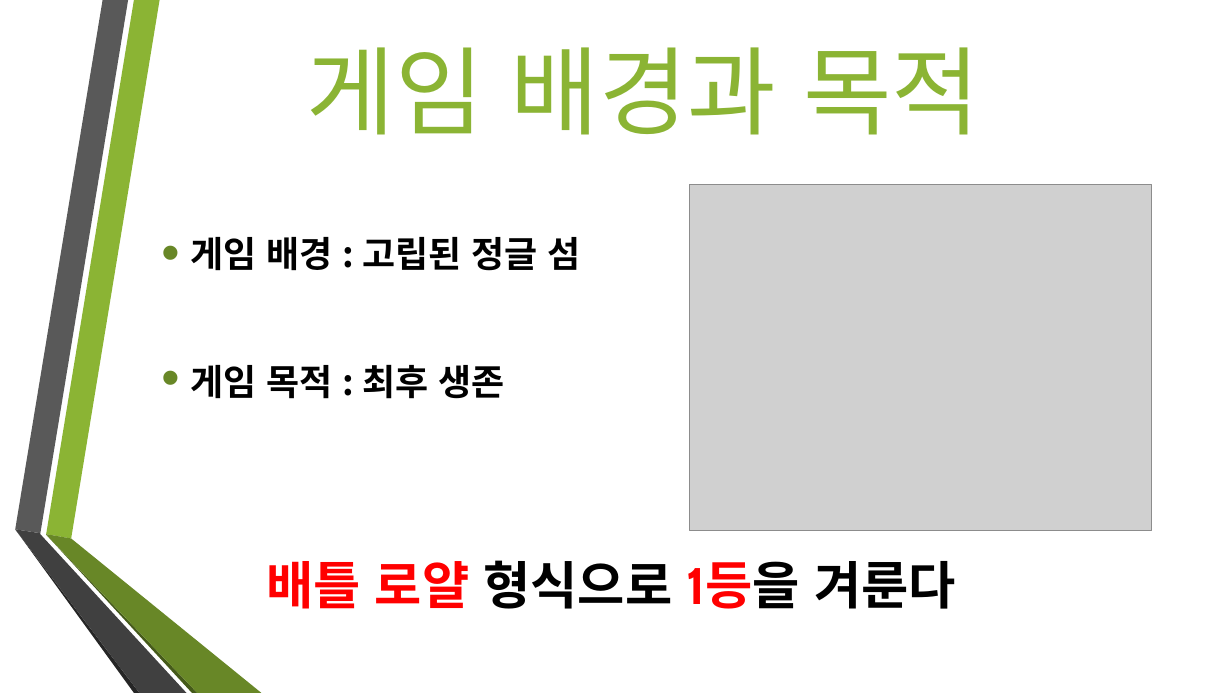
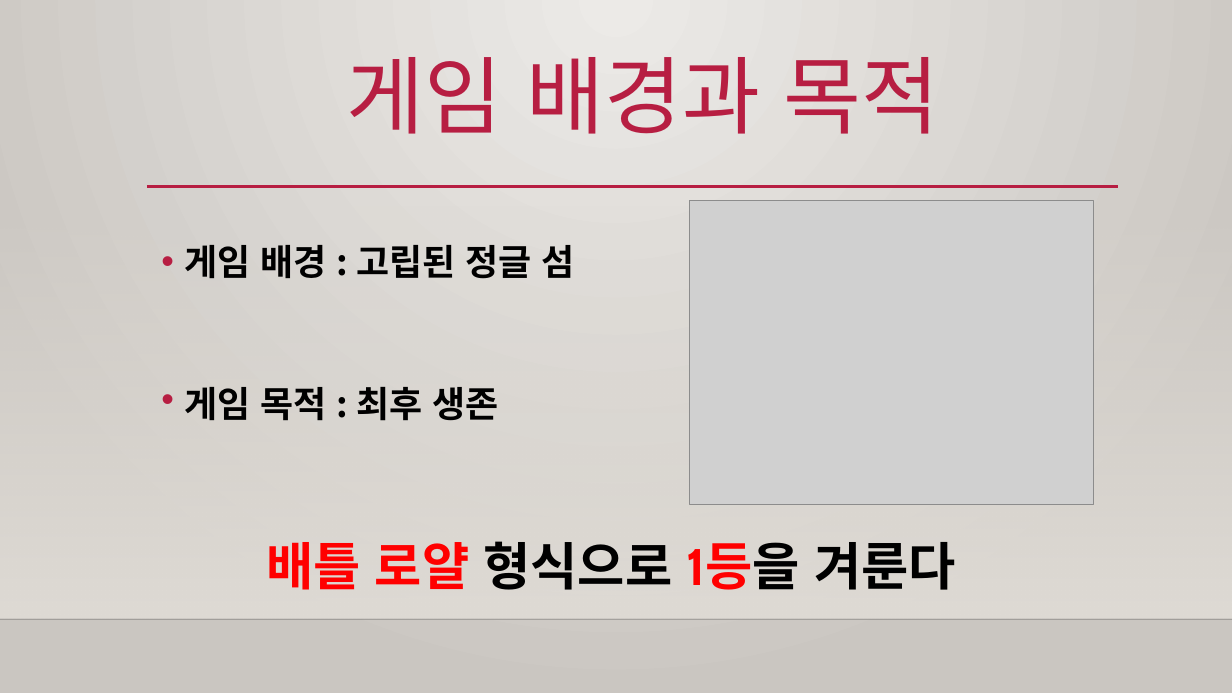
Before and after one commit to jeongHooon/Jungle-War, a slide deck: slide 3 of Jungle War 박정훈 신상우 이수진 이병철.pptx. Drawn at 1232x693 pixels with LibreOffice and Linux fonts; fonts in the diff are those of the drawing; grey boxes stand for pictures; background and template pictures are left out. Boxes give left, top, right and bottom in pixels: in the first picture for what was removed or moved away, otherwise in the second. Text is boxed around its words. In the diff, an @@ line names an element or a change of style, - is before the commit and + after.

```diff
--- a/Jungle War 박정훈 신상우 이수진 이병철.pptx
+++ b/Jungle War 박정훈 신상우 이수진 이병철.pptx
@@ background picture (left out) to gradient #ECEAE7 to #CAC7C1 @@
@@ title "게임 배경과 목적": place and size @@
-title "게임 배경과 목적" at (306, 47, 980, 135)
+title "게임 배경과 목적" at (347, 57, 940, 134)
@@ title "게임 배경과 목적" at (347, 57, 940, 134): size 75 to 66 pt, text colour #8BB434 to #B71E42; line spacing 1 to 0.9; vertical alignment middle to top @@
@@ rectangle added at (0, 204, 1232, 619), fill gradient #DFDBD5 @@
@@ line added from (147, 187) to (1118, 187), #B71E42 2.5 pt @@
@@ picture: place and size @@
-picture at (689, 185, 1152, 531)
+picture at (689, 201, 1093, 504)
@@ text "게임 배경 : 고립된 정글 ...": place and size @@
-text "게임 배경 : 고립된 정글 ..." at (190, 237, 580, 399)
+text "게임 배경 : 고립된 정글 ..." at (185, 245, 575, 421)
@@ text "게임 배경 : 고립된 정글 ..." at (185, 245, 575, 421): indent changed; line spacing 1 to 1.2; less space between paragraphs; bullet colour #688727 to #B71E42; vertical alignment middle to top @@
@@ group removed at (15, 0, 262, 693): 6 freeform shapes @@
@@ text "배틀 로얄 형식으로 1등을 겨룬다": place and size @@
-text "배틀 로얄 형식으로 1등을 겨룬다" at (266, 560, 956, 609)
+text "배틀 로얄 형식으로 1등을 겨룬다" at (266, 541, 956, 590)
@@ line added from (0, 619) to (1232, 619), #000001 1 pt @@
```
Also in this commit, not shown: 10 other slides changed.
